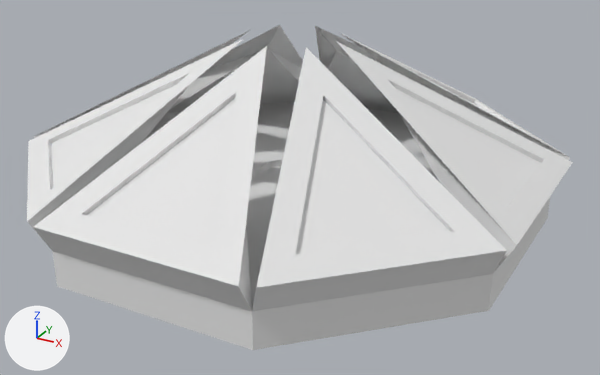
Renders of the OBJ model Mecha Mayhem/projects/Prototype/res/morph/spawner/spawner1.obj from each side of a commit.
Camera for both pictures: a 50 mm lens placed at (1.489, -2.645, 1.414), pointed at (0.073, -0.07, 0.127). Arrows for +X, +Y and +Z are at lower left; the lights stay in place. Where no turn or scale is listed for an object, it has been applied to the vertices. Vertices at the same position are counted once.

Before the edit, the objects in view are built like this:
```python
me_cone = bpy.data.meshes.new('Cone')
me_cone.from_pydata(...)  # 138 vertices, 152 faces; spans x -0.99..0.99, y -0.99..0.99, z 0.0..0.7
# faces by material slot: [60, 40, 12, 16, 24]
me_cone.materials.append(mat_material_001)  # white #e7e7e7
me_cone.materials.append(mat_material_002)  # white #e7e7e7
me_cone.materials.append(mat_material_003)  # white #e7e7e7
me_cone.materials.append(mat_material_004)  # white #e7e7e7
me_cone.materials.append(mat_material_005)  # white #e7e7e7
ob_cone = bpy.data.objects.new('Cone', me_cone)
ob_cone.location = (0.0, 0.0, 0.0)
```
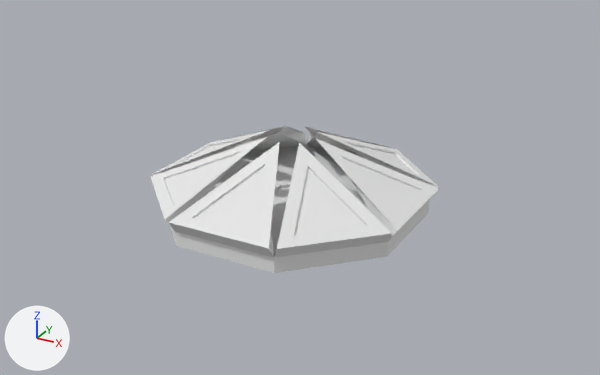
Edits to the bpy script that builds the scene:
```text
Add mat_material_006:
    mat_material_006 = principled_material('Material.006')
    mat_material_006.base_color = (0.8, 0.8, 0.8)  # white #e7e7e7
    mat_material_006.roughness = 1.0
Add mat_material_008:
    mat_material_008 = principled_material('Material.008')
    mat_material_008.base_color = (0.8, 0.8, 0.8)  # white #e7e7e7
    mat_material_008.roughness = 1.0
Add mat_material_007:
    mat_material_007 = principled_material('Material.007')
    mat_material_007.base_color = (0.8, 0.8, 0.8)  # white #e7e7e7
    mat_material_007.roughness = 1.0
Change me_cone:
    used by ob_cone; location = (0.0, 0.0, 0.0)
    remove me_cone.from_pydata(...)  # 138 vertices, 152 faces; spans x -0.99..0.99, y -0.99..0.99, z 0.0..0.7
    add me_cone.from_pydata(...)  # 138 vertices, 152 faces; spans x -0.54..0.53, y -0.54..0.54, z 0.0..0.31
    me_cone part 1: the loose piece of 12 vertices spanning x -0.38..0.38, y -0.99..-0.18, z 0.13..0.7 is scaled about the mesh origin by (0.541, 0.541, 0.446)
    me_cone part 2: the loose piece of 12 vertices spanning x 0.13..0.97, y -0.97..-0.13, z 0.13..0.7 is scaled about the mesh origin by (0.541, 0.541, 0.446)
    me_cone part 3: the loose piece of 12 vertices spanning x 0.18..0.99, y -0.38..0.38, z 0.13..0.7 is scaled about the mesh origin by (0.541, 0.541, 0.446)
    me_cone part 4: the loose piece of 12 vertices spanning x 0.13..0.97, y 0.13..0.97, z 0.13..0.7 is scaled about the mesh origin by (0.541, 0.541, 0.446)
    me_cone part 5: the loose piece of 12 vertices spanning x -0.38..0.38, y 0.18..0.99, z 0.13..0.7 is scaled about the mesh origin by (0.541, 0.541, 0.446)
    me_cone part 6: the loose piece of 12 vertices spanning x -0.97..-0.13, y 0.13..0.97, z 0.13..0.7 is scaled about the mesh origin by (0.541, 0.541, 0.446)
    me_cone part 7: the loose piece of 12 vertices spanning x -0.99..-0.18, y -0.38..0.38, z 0.13..0.7 is scaled about the mesh origin by (0.541, 0.541, 0.446)
    me_cone part 8: the loose piece of 12 vertices spanning x -0.97..-0.13, y -0.97..-0.13, z 0.13..0.7 is scaled about the mesh origin by (0.541, 0.541, 0.446)
    me_cone part 9
    41 vertices are removed from x -0.92..0.92, y -0.92..0.92, z 0.0..0.15
    48 faces are deleted
    33 vertices are added at x -0.5..0.5, y -0.5..0.5, z 0.0..0.07
    8 new vertices lie (0.0, 0.0, 0.06) away from vertices in x -0.5..0.5, y -0.5..0.5, z 0.0
    4 new faces join them, mat_material_001 (white #e7e7e7)
    8 new faces join them, mat_material_002 (white #e7e7e7)
    16 new faces join them, mat_material_004 (white #e7e7e7)
    8 new faces join them, mat_material_005 (white #e7e7e7)
    4 new faces join them, mat_material_007 (white #e7e7e7)
    8 new faces join them, mat_material_008 (white #e7e7e7)
    add me_cone.materials.append(mat_material_006)  # white #e7e7e7
    add me_cone.materials.append(mat_material_007)  # white #e7e7e7
    add me_cone.materials.append(mat_material_008)  # white #e7e7e7
```

Changed parts and their boxes (x1, y1, x2, y2) in the pictures (600 x 375 px; the box of a moved part takes in the faces that stretch with it):
'Cone', reshaped (47% narrower, 55% shorter)
    before: (27, 25, 573, 350)
    after: (151, 126, 439, 273)
part 1 of me_cone, moved or reshaped
    before: (34, 46, 267, 311)
    after: (168, 142, 280, 258)
part 2 of me_cone, moved or reshaped
    before: (252, 47, 507, 311)
    after: (274, 143, 392, 258)
part 3 of me_cone, moved or reshaped
    before: (336, 41, 573, 272)
    after: (315, 138, 439, 240)
part 4 of me_cone, moved or reshaped
    before: (340, 33, 570, 160)
    after: (318, 132, 439, 188)
part 5 of me_cone, moved or reshaped
    before: (315, 26, 399, 113)
    after: (305, 127, 393, 156)
part 6 of me_cone, moved or reshaped
    before: (167, 25, 303, 113)
    after: (218, 126, 306, 151)
part 7 of me_cone, moved or reshaped
    before: (34, 30, 250, 138)
    after: (152, 130, 269, 176)
part 8 of me_cone, moved or reshaped
    before: (27, 39, 243, 247)
    after: (151, 137, 267, 230)
part 9 of me_cone, moved or reshaped
    before: (52, 102, 550, 350)
    after: (169, 145, 430, 273)
